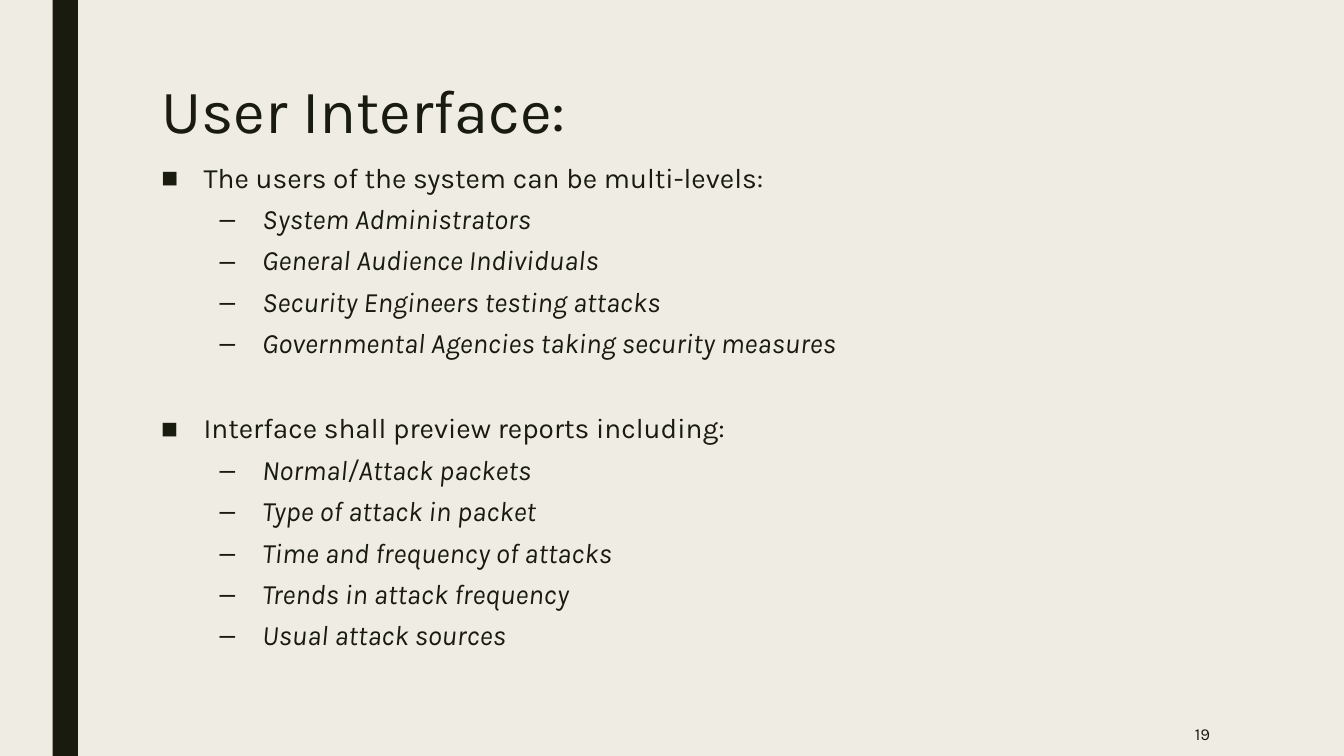
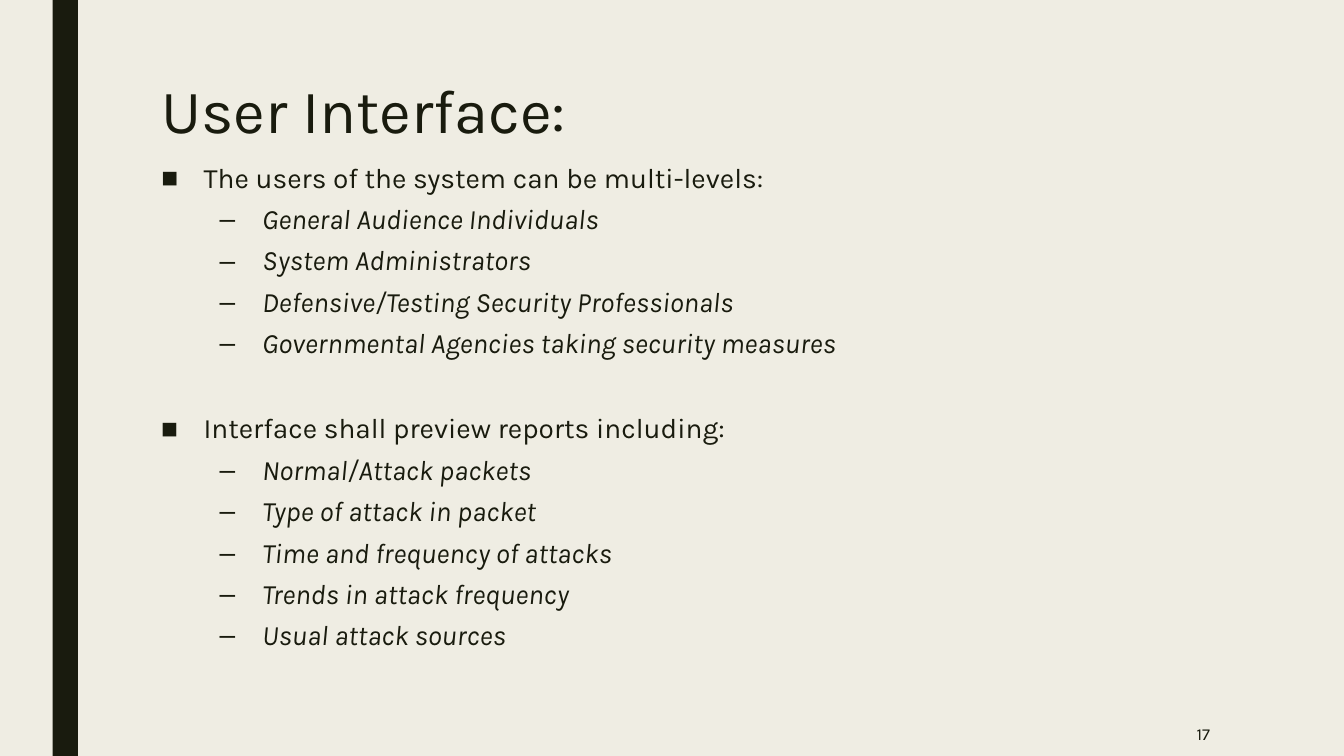
Before and after one commit to mohab-sameh/Anomaly-Based-IDS-Workbench, a slide deck: slide 17 of Presentations/Enhanced intrusion detection system with deep learning.pptx (slide 19 before the commit). Drawn at 1344x756 pixels with LibreOffice and Linux fonts; fonts in the diff are those of the drawing. Boxes give left, top, right and bottom in pixels: in the first picture for what was removed or moved away, otherwise in the second. Text is boxed around its words. In the diff, an @@ line names an element or a change of style, - is before the commit and + after.

```diff
--- a/Presentations/Enhanced intrusion detection system with deep learning.pptx
+++ b/Presentations/Enhanced intrusion detection system with deep learning.pptx
@@ text at [262, 209, 599, 230]: paragraph added @@
+  – General Audience Individuals
@@ text at [262, 291, 733, 319]: text changed @@
-  – General Audience Individuals
-  – Security Engineers testing attacks
+  – Defensive/Testing Security Professionals
@@ page number at [1197, 729, 1210, 740]: text changed @@
-19
+17
```
Also in this commit, not shown: 10 other slides changed, 4 slides added, 4 other files.
